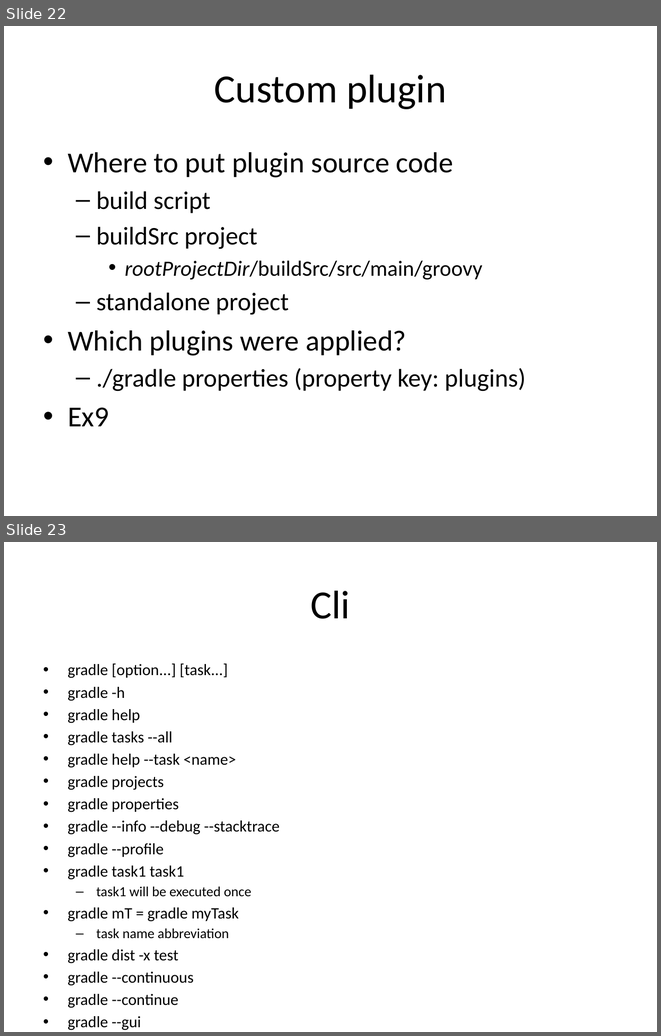
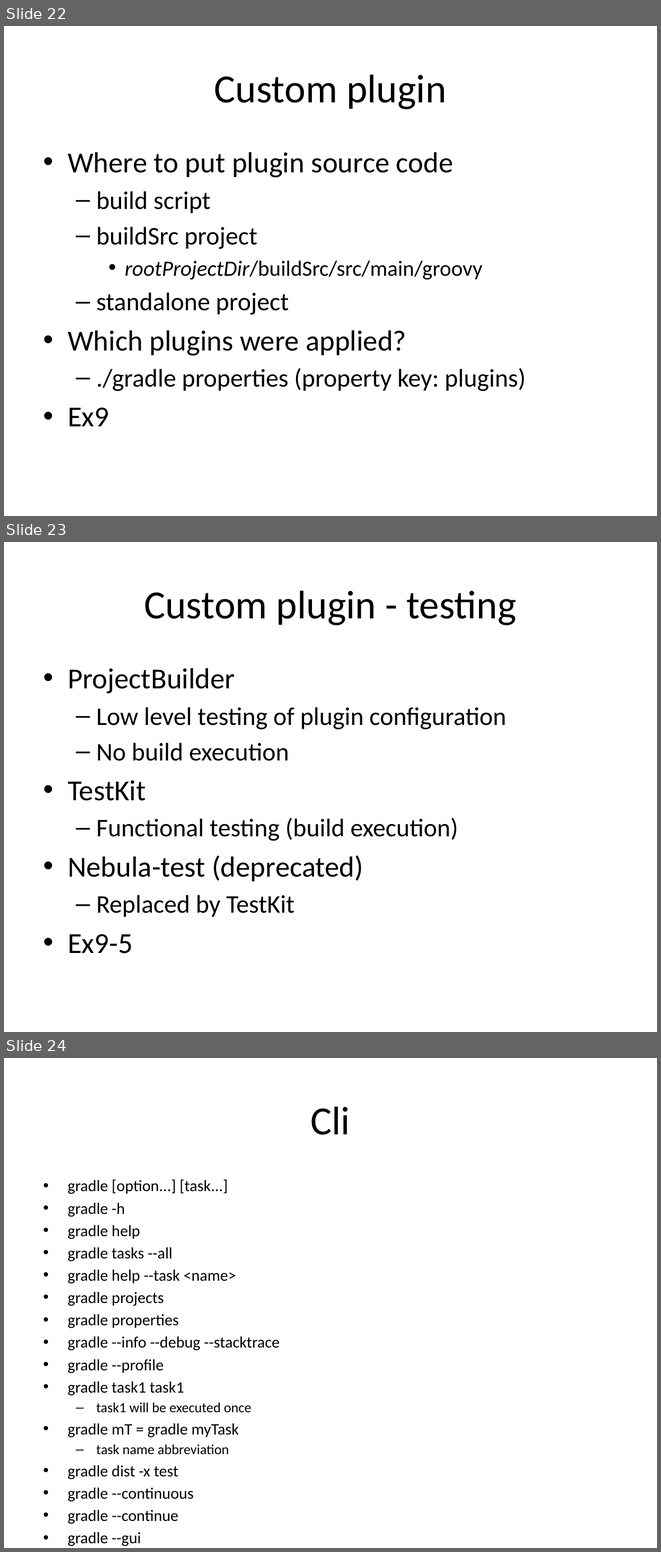
Before and after one commit to alaczynski/gradle-intoducion, a slide deck: Introduction to Gradle.pptx. Shown one above the other, each under a label of ours: slides 22 and 23 before the commit, slides 22, 23 and 24 after it. The pictures are 661x1036 and 661x1552 pixels, drawn with LibreOffice and Linux fonts; fonts in the diff are those of the drawing. Boxes give left, top, right and bottom in pixels: in the first picture for what was removed or moved away, otherwise in the second. Text is boxed around its words. In the diff, an @@ line names an element or a change of style, - is before the commit and + after.

Commit message:
custom plugin testing

```diff
--- a/Introduction to Gradle.pptx
+++ b/Introduction to Gradle.pptx
@@ slide 23 added at (4,542,657,1032), background #FFFFFF @@
@@ title added at (144,590,516,625), 44 pt, text #000000 @@
+Custom plugin - testing
@@ text added at (68,668,506,953), 28 pt, text #000000 @@
+• ProjectBuilder
+  – Low level testing of plugin configuration
+  – No build execution
+• TestKit
+  – Functional testing (build execution)
+• Nebula-test (deprecated)
+  – Replaced by TestKit
+• Ex9-5
@@ what was slide 23 is now slide 24 @@
```
Also in this commit, not shown: 10 other files.
